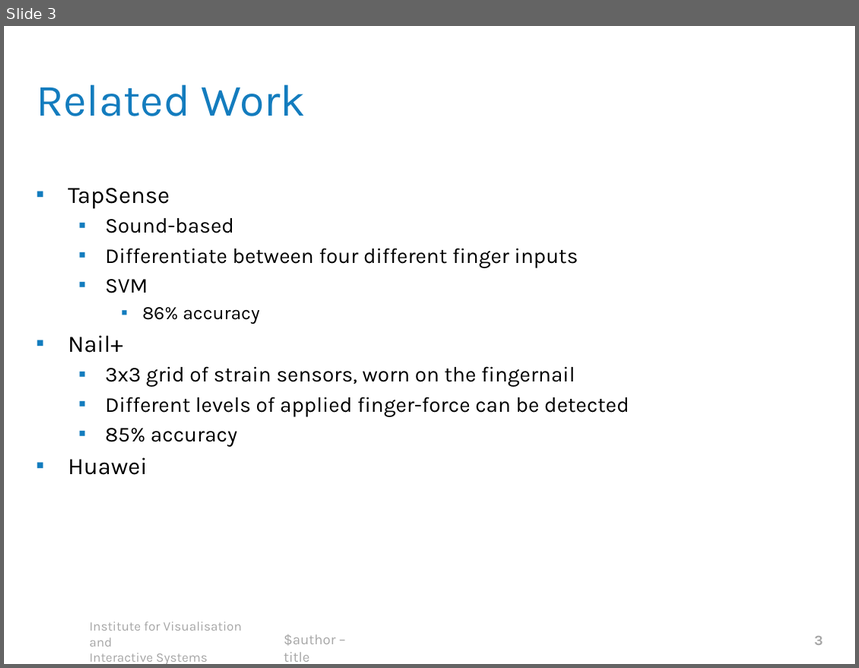
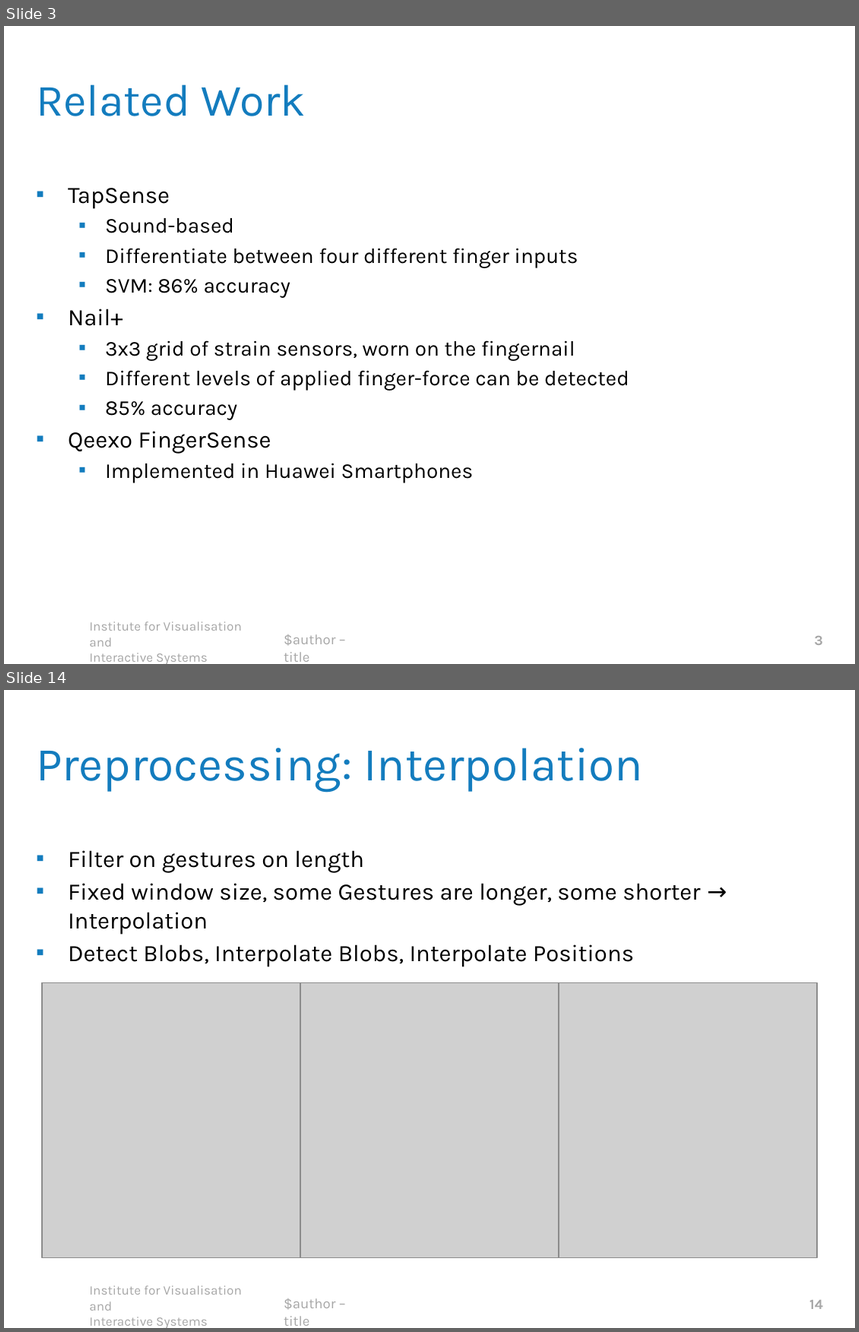
Before and after one commit to robsch94/FaPraKnuckleInput, a slide deck: Presentations/FinalPresentation.pptx. Shown one above the other, each under a label of ours: slide 3 before the commit, slides 3 and 14 after it; the slides between them are not shown. The pictures are 859x668 and 859x1332 pixels, drawn with LibreOffice and Linux fonts; fonts in the diff are those of the drawing; grey boxes stand for pictures; background and template pictures are left out. Boxes give left, top, right and bottom in pixels: in the first picture for what was removed or moved away, otherwise in the second. Text is boxed around its words. In the diff, an @@ line names an element or a change of style, - is before the commit and + after.

```diff
--- a/Presentations/FinalPresentation.pptx
+++ b/Presentations/FinalPresentation.pptx
@@ slide 14 added at <box>4,690,855,1328</box>, background #FFFFFF; not listed: 2 template elements that a slide beside it also shows @@
@@ title added at <box>36,748,643,793</box>, 40 pt, text #137CBE @@
+Preprocessing: Interpolation
@@ text added at <box>68,850,700,967</box>, 20 pt, text #000000 @@
+▪ Filter on gestures on length
+▪ Fixed window size, some Gestures are longer, some shorter → Interpolation
+▪ Detect Blobs, Interpolate Blobs, Interpolate Positions
@@ picture added at <box>42,983,301,1258</box> @@
@@ picture added at <box>300,983,559,1258</box> @@
@@ picture added at <box>559,983,818,1258</box> @@
@@ page number added at <box>810,1300,823,1309</box>, 12 pt, text #A6A6A6, bold @@
+14
@@ slide 3 changed as well @@
@@ text at <box>105,279,291,297</box>: text changed; size 16 to 18 pt @@
-  ▪ SVM
-    ▪ 86% accuracy
+  ▪ SVM: 86% accuracy
@@ text at <box>68,431,474,483</box>: text changed; size 20 to 18 pt @@
-▪ Huawei
+▪ Qeexo FingerSense
+  ▪ Implemented in Huawei Smartphones
```
Also in this commit, not shown: 2 other slides changed, 15 other slides added, 6 slides removed.
